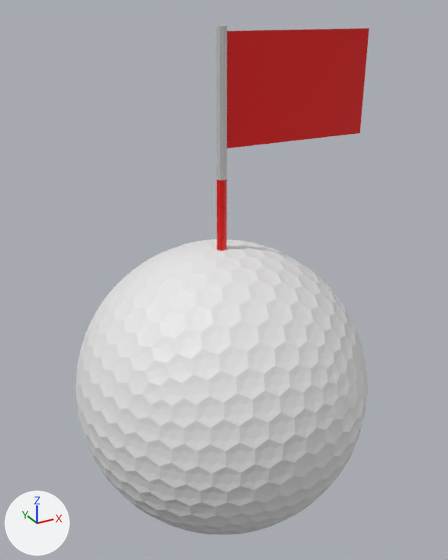
A saved change to the FBX model LibGDX/core/assets/flag.fbx.
One viewpoint serves both versions: a 50 mm lens placed at (-0.00177, -0.00325, 0.0024), pointed at (0.00004, 0.00004, 0.00075). Every picture has the same lights, and +X, +Y and +Z are marked at lower left. Where no turn or scale is listed for an object, it has been applied to the vertices.

Objects in the first picture: 'Flag', 'Icosphere', 'Pole'.
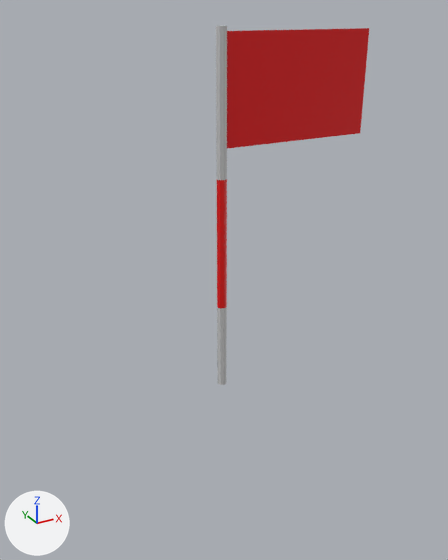
The newer file is also rescaled (x50.0), turned or shifted as a whole; pictures and numbers use the older file's frame.

What changed in the scene script:
```text
Remove ob_icosphere:
    ob_icosphere = bpy.data.objects.new('Icosphere', me_icosphere)
    ob_icosphere.location = (0.0, 0.0, 0.0)
```

What differs and where, as boxes (x1, y1, x2, y2) in the pictures (448 x 560 px):
'Icosphere', deleted: before (76, 239, 368, 535)
